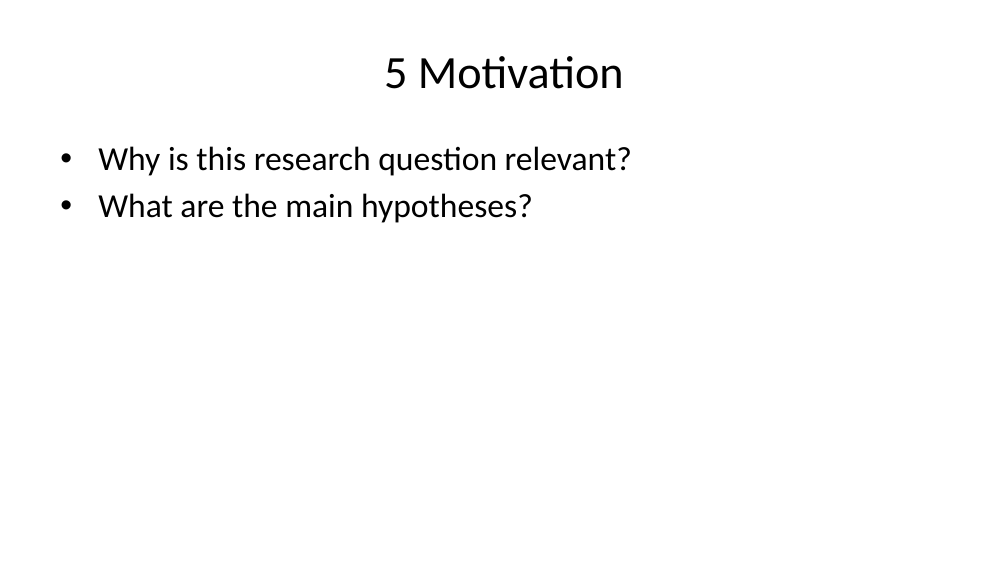
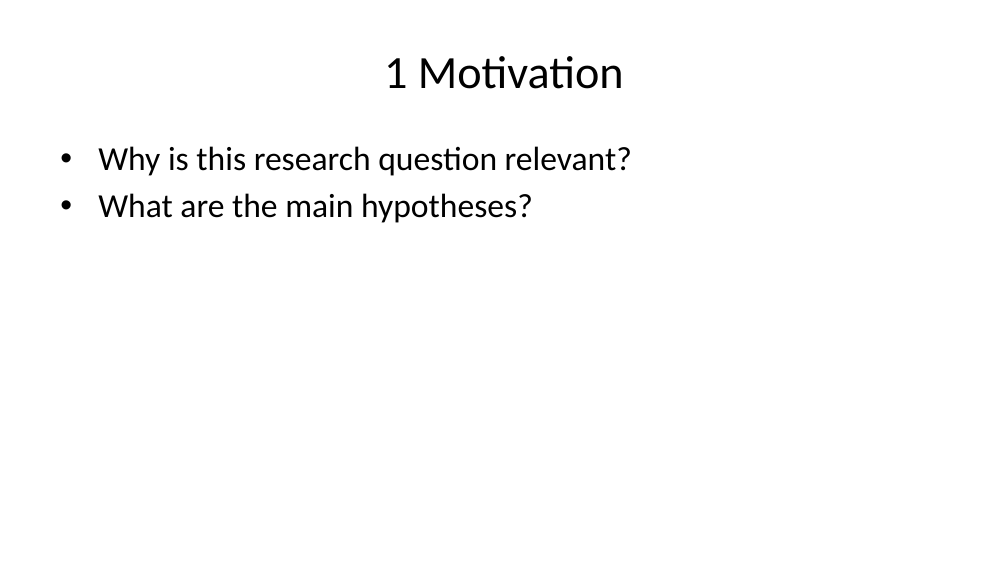
Before and after one commit to evabonin/natural_experiments_r, a slide deck: slide 3 of report_ppt.pptx (slide 7 before the commit). Drawn at 1008x567 pixels with LibreOffice and Linux fonts; fonts in the diff are those of the drawing. Boxes give left, top, right and bottom in pixels: in the first picture for what was removed or moved away, otherwise in the second. Text is boxed around its words. In the diff, an @@ line names an element or a change of style, - is before the commit and + after.

```diff
--- a/report_ppt.pptx
+++ b/report_ppt.pptx
@@ title at (x1=384, y1=56, x2=624, y2=89): text changed @@
-5 Motivation
+1 Motivation
```
Also in this commit, not shown: 6 other slides changed, 1 slide added, 5 slides removed, 2 other files.
